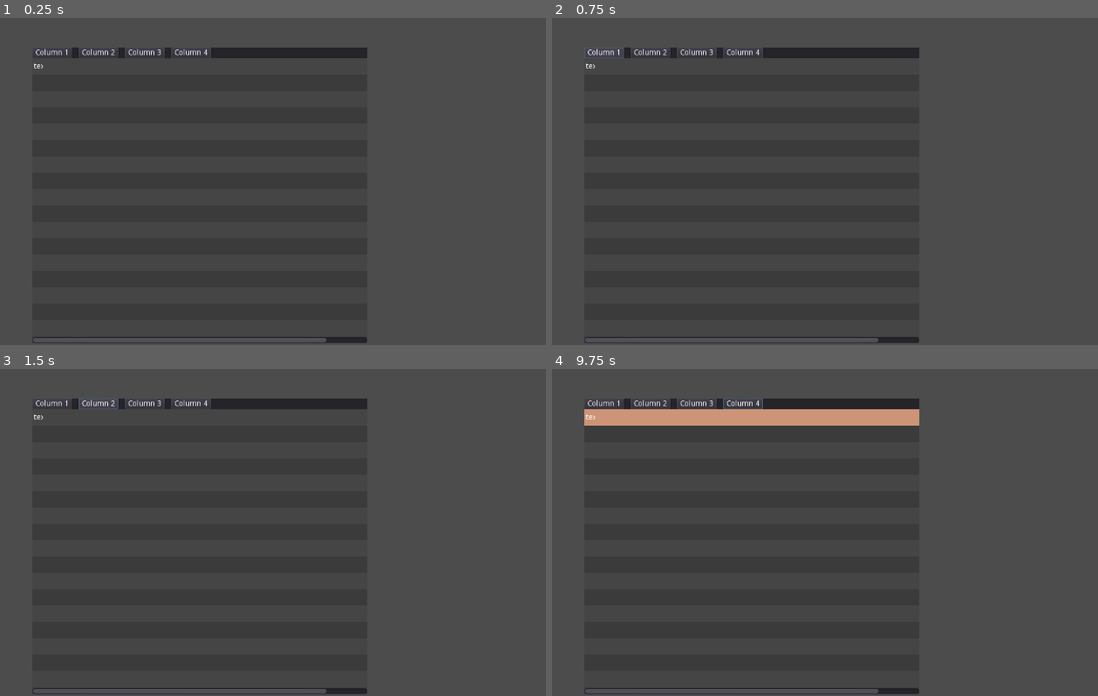
Above: before the commit, frames 1-4 (two rows, left to right).
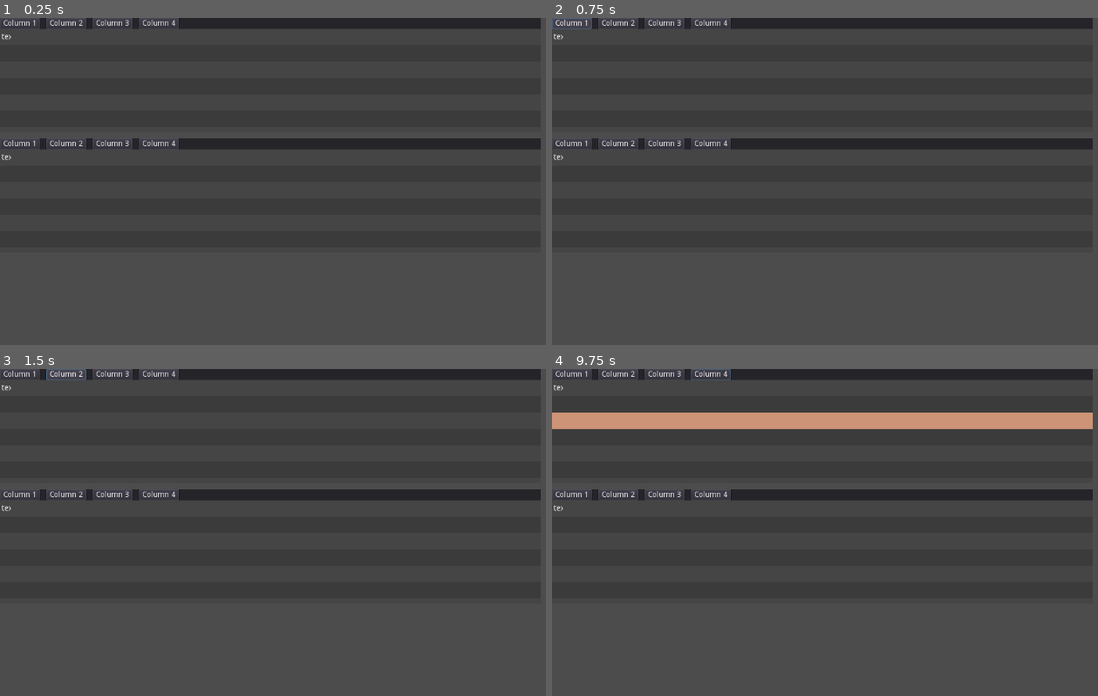
Above: after the commit, the same moments.

Repository: PostPollux/RaptorRender
Game: Godot game, scene res://Interface.tscn
Same seed, same stepped clock (60 frames per second), same inputs: the game is played once before the commit and once after it. Before the commit the project starts from res://GUI/SortableTable/SortableTableTest.tscn.
Inputs (mouse positions are in pixels of both pictures, inside the frame that each line leads up to):
- Up to frame 1 (0.25 s): no input
- Up to frame 2 (0.75 s): click "Column 1" at 0.5 s
- Up to frame 3 (1.5 s): click "Column 2" at 1.25 s
- Up to frame 4 (9.75 s): click "Column 3" at 2 s; click "Column 4" at 2.75 s; click "Column 1" at 3.5 s; click "Column 2" at 4.25 s; click "Column 3" at 5 s; click "Column 4" at 5.75 s; click "Column 1" at 6.5 s; click "Column 2" at 7.25 s; click "Column 3" at 8 s; click "Column 4" at 8.75 s; tap Enter at 9.5 s; move the mouse to (775, 418) at 9.52 s; hold Ctrl from 9.53 s (still down); click (775, 418) at 9.67 s

The runs differ from the first frame. In frame 1, 4.8% of the frame differs, in the area x 0-100%, y 0-100%; in frame 2, 4.9%; in frame 3, 4.9%; in frame 4, 8.0%.

Commit message:
fill empty rows based on screen size

Diff:
--- a/GUI/SortableTable/RowContainerEmpty.gd
+++ b/GUI/SortableTable/RowContainerEmpty.gd
@@ -8,7 +8,9 @@
 func _ready():
 	update_width_of_RowContainerEmpty()
 	fill_up_available_space_with_empty_rows()
+	update_ids_of_empty_rows()
 	connect_row_clicked_signals()
+
 
 
 func connect_row_clicked_signals():
@@ -17,16 +19,21 @@
 
 
 func fill_up_available_space_with_empty_rows():
-	var filled_row_count = RowContainerFilled.SortableRows.size()
-	var height_of_clipcontainer = $"../../ClipContainerForEmptyRows".rect_size.y
-	var amount_of_needed_rows = int(height_of_clipcontainer/row_height)
+	var screen_size_y = OS.get_screen_size()[1]
+	var amount_of_needed_rows = int(screen_size_y/row_height)
 
-	for i in range(1, amount_of_needed_rows + 3):
+	for i in range(1, amount_of_needed_rows):
 		var SortableTableRow = sortable_table_row.instance()
 		add_child(SortableTableRow)
-		SortableTableRow.set_row_id(filled_row_count + i)
 		SortableTableRow.set_row_height(row_height)
 
+
+func update_ids_of_empty_rows():
+	var filled_row_count = RowContainerFilled.SortableRows.size()
+	var count = 1
+	for Row in get_children():
+		Row.set_row_id(filled_row_count + count)
+		count += 1
 
 
 func update_width_of_RowContainerEmpty():
@@ -59,3 +66,7 @@
 		for Row in SortableRows:
 			Row.set_selected(false)
 		SortableRowsSelected.clear()
+
+
+func _on_ClipContainerForEmptyRows_resized():
+	update_width_of_RowContainerEmpty()
--- a/GUI/SortableTable/SortableTableTest.tscn
+++ b/GUI/SortableTable/SortableTableTest.tscn
@@ -13,18 +13,18 @@
 margin_left = 59.0
 margin_top = 54.0
 margin_right = 674.0
-margin_bottom = 597.0
+margin_bottom = 309.0
 rect_pivot_offset = Vector2( 0, 0 )
 rect_clip_content = true
 mouse_filter = 0
 mouse_default_cursor_shape = 0
 size_flags_horizontal = 3
-size_flags_vertical = 1
+size_flags_vertical = 3
 scroll_horizontal_enabled = true
 scroll_horizontal = 0
 scroll_vertical_enabled = true
 scroll_vertical = 0
-_sections_unfolded = [ "Grow Direction", "Rect", "Scroll", "Size Flags", "Theme", "Visibility" ]
+_sections_unfolded = [ "Grow Direction", "Margin", "Scroll", "Size Flags", "Theme", "Visibility" ]
 
 [node name="VBoxContainer" type="VBoxContainer" parent="." index="0"]
 
@@ -33,7 +33,7 @@
 anchor_right = 0.0
 anchor_bottom = 0.0
 margin_right = 700.0
-margin_bottom = 531.0
+margin_bottom = 243.0
 rect_pivot_offset = Vector2( 0, 0 )
 rect_clip_content = false
 mouse_filter = 1
@@ -274,6 +274,7 @@
 
 [node name="RowContainerFilled" type="VBoxContainer" parent="VBoxContainer" index="1"]
 
+editor/display_folded = true
 anchor_left = 0.0
 anchor_top = 0.0
 anchor_right = 0.0
@@ -300,7 +301,6 @@
 rect_min_size = Vector2( 0, 30 )
 cell_count = 4
 row_id = 1
-row_color = Color( 0.235294, 0.235294, 0.235294, 1 )
 row_color_selected = Color( 0.784314, 0.537255, 0.411765, 1 )
 
 [node name="SortabelTableRow2" parent="VBoxContainer/RowContainerFilled" index="1" instance=ExtResource( 2 )]
@@ -310,7 +310,6 @@
 margin_bottom = 60.0
 rect_min_size = Vector2( 0, 30 )
 row_id = 2
-row_color = Color( 0.235294, 0.235294, 0.235294, 1 )
 row_color_selected = Color( 0.784314, 0.537255, 0.411765, 1 )
 
 [node name="SortabelTableRow3" parent="VBoxContainer/RowContainerFilled" index="2" instance=ExtResource( 2 )]
@@ -320,7 +319,6 @@
 margin_bottom = 90.0
 rect_min_size = Vector2( 0, 30 )
 row_id = 3
-row_color = Color( 0.235294, 0.235294, 0.235294, 1 )
 row_color_selected = Color( 0.784314, 0.537255, 0.411765, 1 )
 
 [node name="SortabelTableRow4" parent="VBoxContainer/RowContainerFilled" index="3" instance=ExtResource( 2 )]
@@ -330,7 +328,6 @@
 margin_bottom = 120.0
 rect_min_size = Vector2( 0, 30 )
 row_id = 4
-row_color = Color( 0.235294, 0.235294, 0.235294, 1 )
 row_color_selected = Color( 0.784314, 0.537255, 0.411765, 1 )
 
 [node name="SortabelTableRow5" parent="VBoxContainer/RowContainerFilled" index="4" instance=ExtResource( 2 )]
@@ -340,7 +337,6 @@
 margin_bottom = 150.0
 rect_min_size = Vector2( 0, 30 )
 row_id = 5
-row_color = Color( 0.235294, 0.235294, 0.235294, 1 )
 row_color_selected = Color( 0.784314, 0.537255, 0.411765, 1 )
 
 [node name="ClipContainerForEmptyRows" type="Container" parent="VBoxContainer" index="2"]
@@ -351,7 +347,7 @@
 anchor_bottom = 0.0
 margin_top = 170.0
 margin_right = 700.0
-margin_bottom = 531.0
+margin_bottom = 243.0
 rect_pivot_offset = Vector2( 0, 0 )
 rect_clip_content = false
 mouse_filter = 0
@@ -378,3 +374,5 @@
 alignment = 0
 script = ExtResource( 3 )
 _sections_unfolded = [ "custom_constants" ]
+
+[connection signal="resized" from="VBoxContainer/ClipContainerForEmptyRows" to="VBoxContainer/ClipContainerForEmptyRows/RowContainerEmpty" method="_on_ClipContainerForEmptyRows_resized"]
--- /dev/null
+++ b/Interface.tscn
@@ -0,0 +1,37 @@
+[gd_scene load_steps=2 format=2]
+
+[ext_resource path="res://GUI/SortableTable/SortableTableTest.tscn" type="PackedScene" id=1]
+
+[node name="Node" type="Node"]
+
+[node name="VSplitContainer" type="VSplitContainer" parent="." index="0"]
+
+anchor_left = 0.0
+anchor_top = 0.0
+anchor_right = 0.0
+anchor_bottom = 0.0
+margin_right = 992.0
+margin_bottom = 430.0
+rect_pivot_offset = Vector2( 0, 0 )
+rect_clip_content = false
+mouse_filter = 0
+mouse_default_cursor_shape = 0
+size_flags_horizontal = 1
+size_flags_vertical = 1
+split_offset = 0
+collapsed = false
+dragger_visibility = 0
+
+[node name="ScrollBox" parent="VSplitContainer" index="0" instance=ExtResource( 1 )]
+
+margin_left = 0.0
+margin_top = 0.0
+margin_right = 992.0
+margin_bottom = 209.0
+
+[node name="ScrollBox2" parent="VSplitContainer" index="1" instance=ExtResource( 1 )]
+
+margin_left = 0.0
+margin_top = 221.0
+margin_right = 992.0
+margin_bottom = 430.0
--- a/project.godot
+++ b/project.godot
@@ -11,7 +11,7 @@
 [application]
 
 config/name="RaptorRender"
-run/main_scene="res://GUI/SortableTable/SortableTableTest.tscn"
+run/main_scene="res://Interface.tscn"
 config/icon="res://icon.png"
 
 [display]
